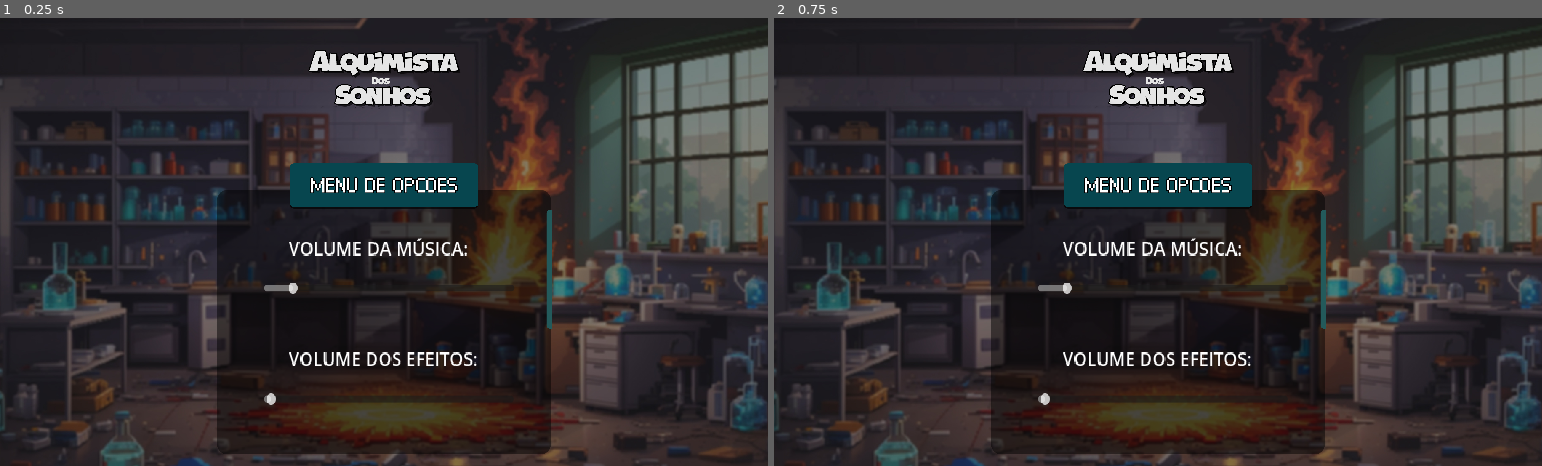
Above: before the commit, frames 1-2 (left to right).
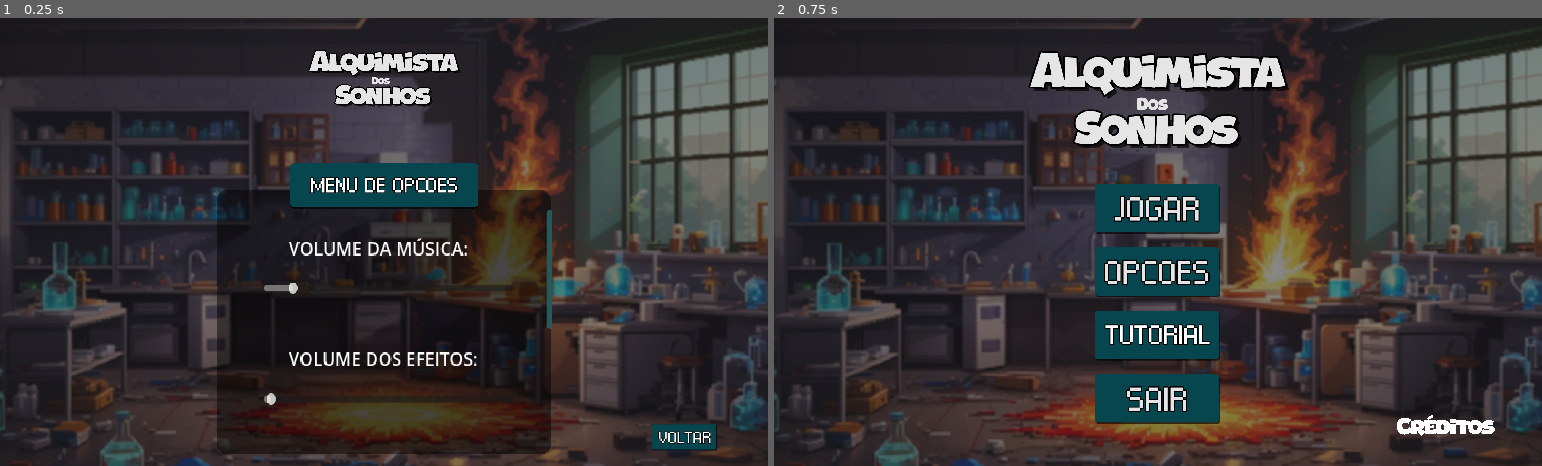
Above: after the commit, the same moments.

Repository: Eduardo-Pyment/Alquimista_dos_Sonhos-A_ultima_semente
Game: Godot game, scene res://Menus/MenuPrincipal/menu_opcoes.tscn
Same seed, same stepped clock (60 frames per second), same inputs: the game is played once before the commit and once after it. This scene is started directly instead of the project's main scene.
Inputs (mouse positions are in pixels of both pictures, inside the frame that each line leads up to):
- Up to frame 1 (0.25 s): no input
- Up to frame 2 (0.75 s): click (1457, 439) at 0.52 s

The runs differ from the first frame. In frame 1, 0.5% of the frame differs, in the area x 84-94%, y 90-97%; in frame 2, 28%, in the area x 5-100%, y 0-100%.

Commit message:
Ajustes no menu de opções e atualização da cena de créditos.

Diff:
--- a/Menus/MenuPrincipal/menu_opcoes.tscn
+++ b/Menus/MenuPrincipal/menu_opcoes.tscn
@@ -65,6 +65,15 @@
 scale = Vector2(0.209255, 0.209255)
 texture = ExtResource("5_0qm5p")
 
+[node name="Voltar" type="Button" parent="."]
+layout_mode = 2
+offset_left = 652.0
+offset_top = 406.0
+offset_right = 1202.0
+offset_bottom = 631.0
+scale = Vector2(0.118742, 0.118742)
+icon = ExtResource("6_4r5rl")
+
 [node name="ScrollContainer" type="ScrollContainer" parent="."]
 custom_minimum_size = Vector2(500, 380)
 layout_mode = 0
@@ -85,15 +94,6 @@
 anchors_preset = 0
 offset_right = 40.0
 offset_bottom = 40.0
-
-[node name="Voltar" type="Button" parent="ScrollContainer/ColorRect/Control"]
-layout_mode = 2
-offset_left = 185.947
-offset_top = 567.313
-offset_right = 735.947
-offset_bottom = 792.313
-scale = Vector2(0.232085, 0.232085)
-icon = ExtResource("6_4r5rl")
 
 [node name="VolumeMusica" type="Label" parent="ScrollContainer/ColorRect/Control"]
 layout_mode = 0
@@ -154,7 +154,7 @@
 stream = ExtResource("7_l2rhx")
 bus = &"SFX"
 
-[connection signal="pressed" from="ScrollContainer/ColorRect/Control/Voltar" to="." method="_on_voltar_pressed"]
+[connection signal="pressed" from="Voltar" to="." method="_on_voltar_pressed"]
 [connection signal="value_changed" from="ScrollContainer/ColorRect/Control/MusicaSlider" to="." method="_on_musica_slider_value_changed"]
 [connection signal="value_changed" from="ScrollContainer/ColorRect/Control/SFXSlider" to="." method="_on_sfx_slider_value_changed"]
 [connection signal="toggled" from="ScrollContainer/ColorRect/Control/TelaCheia/FullScreen" to="." method="_on_full_screen_toggled"]
--- a/Scripts/Portal.gd
+++ b/Scripts/Portal.gd
@@ -7,3 +7,5 @@
 			TransicaoDeCena.cena_transicao("res://Fases/fase_2.tscn")
 		elif get_tree().current_scene == $"../../Fase_2":
 			TransicaoDeCena.cena_transicao("res://Fases/fase_3.tscn")
+		elif get_tree().current_scene == $"../../fase-3":
+			TransicaoDeCena.cena_transicao("res://Menus/MenuPrincipal/Creditos.tscn")
